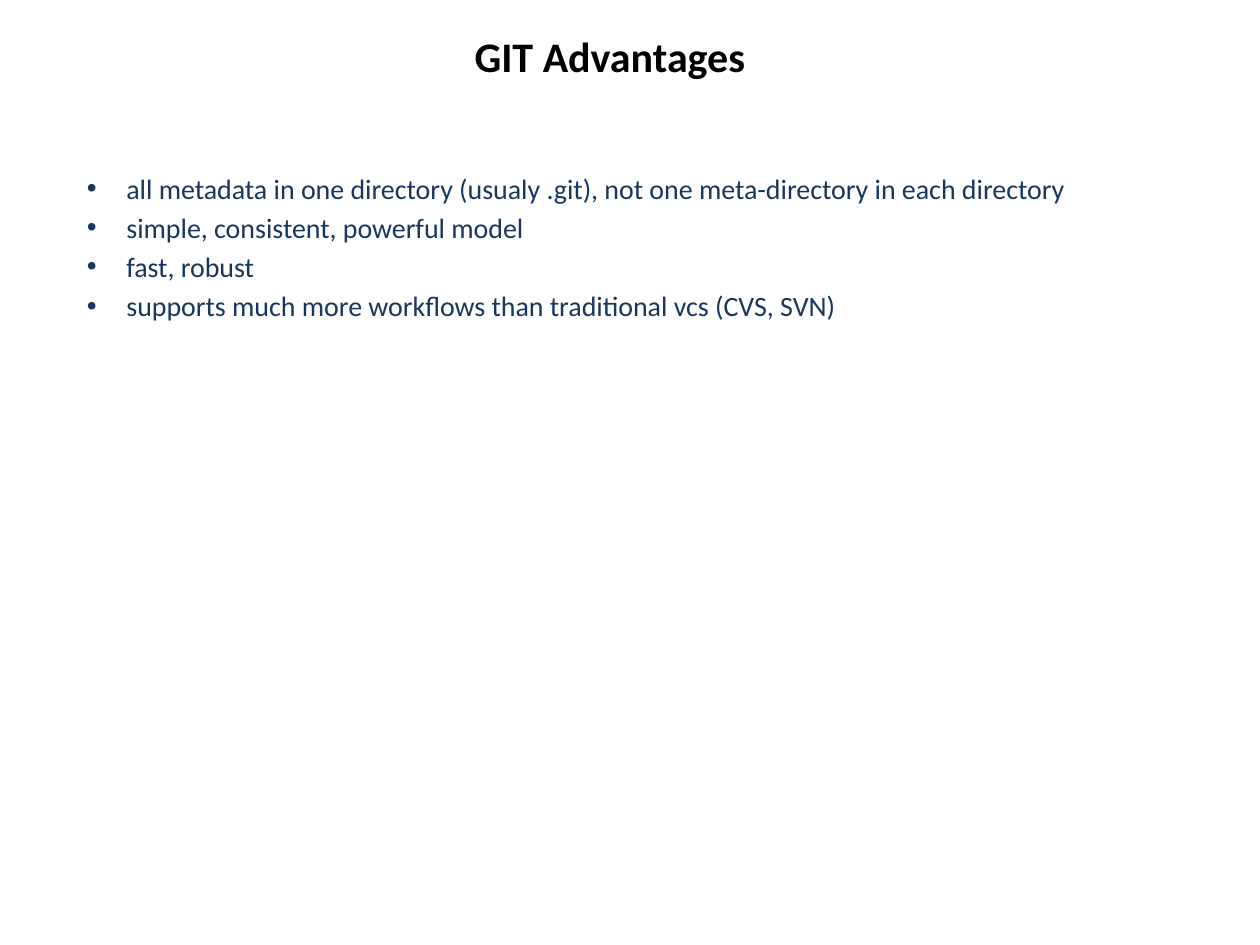
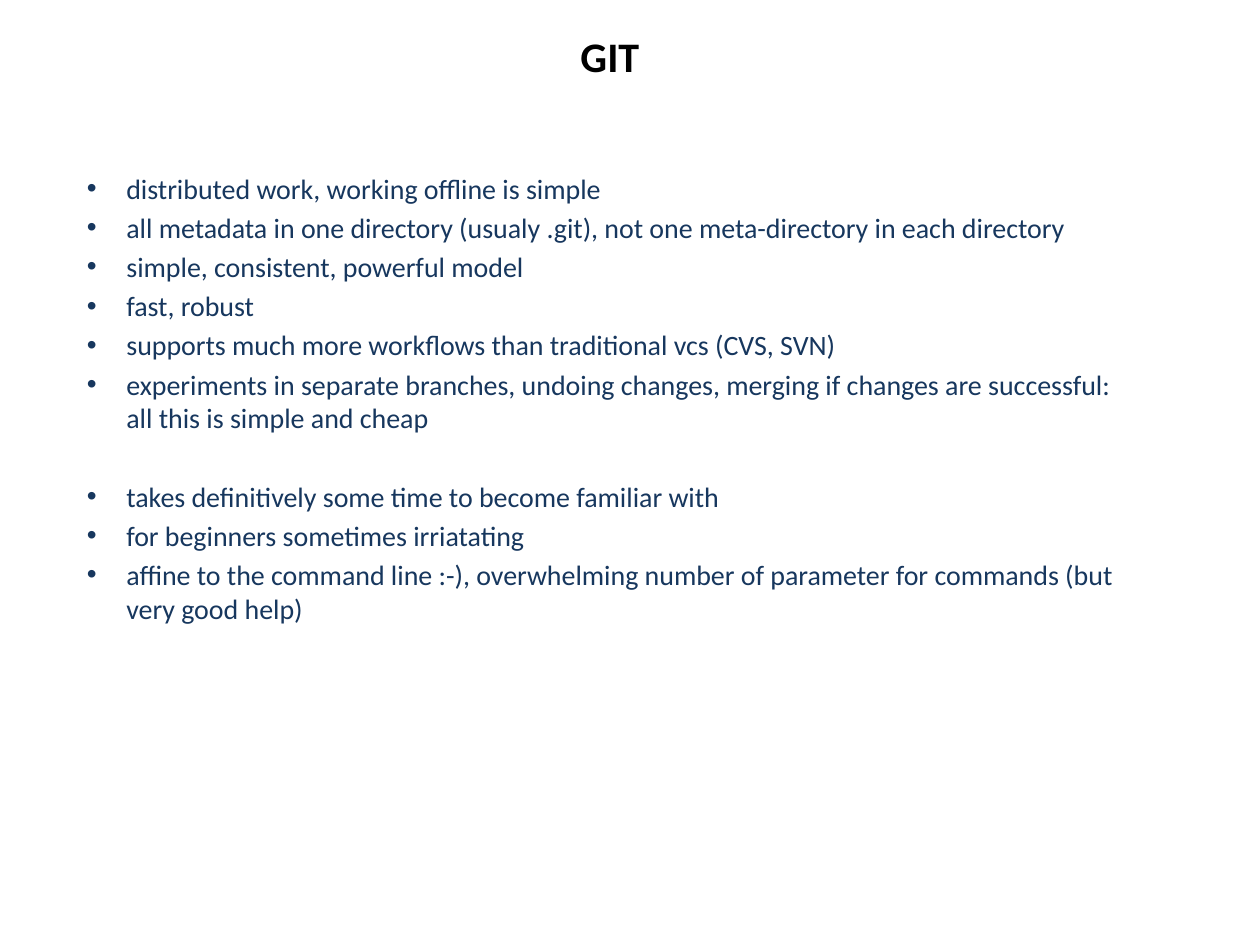
Before and after one commit to hanbei/git_tutorial, a slide deck: slide 17 of architektur.pptx (slide 3 before the commit). Drawn at 1260x945 pixels with LibreOffice and Linux fonts; fonts in the diff are those of the drawing. Boxes give left, top, right and bottom in pixels: in the first picture for what was removed or moved away, otherwise in the second. Text is boxed around its words. In the diff, an @@ line names an element or a change of style, - is before the commit and + after.

```diff
--- a/architektur.pptx
+++ b/architektur.pptx
@@ title at <box>580,44,639,73</box>: text changed @@
-GIT Advantages
+GIT
@@ subtitle at <box>126,179,601,204</box>: paragraph added @@
+• distributed work, working offline is simple
@@ subtitle at <box>126,375,1112,624</box>: paragraphs added @@
+• experiments in separate branches, undoing changes, merging if changes are successful: all this is simple and cheap
+• takes definitively some time to become familiar with
+• for beginners sometimes irriatating
+• affine to the command line :-), overwhelming number of parameter for commands (but very good help)
```
Also in this commit, not shown: 10 other slides changed, 6 slides added, 1 slide removed, 1 other file.
